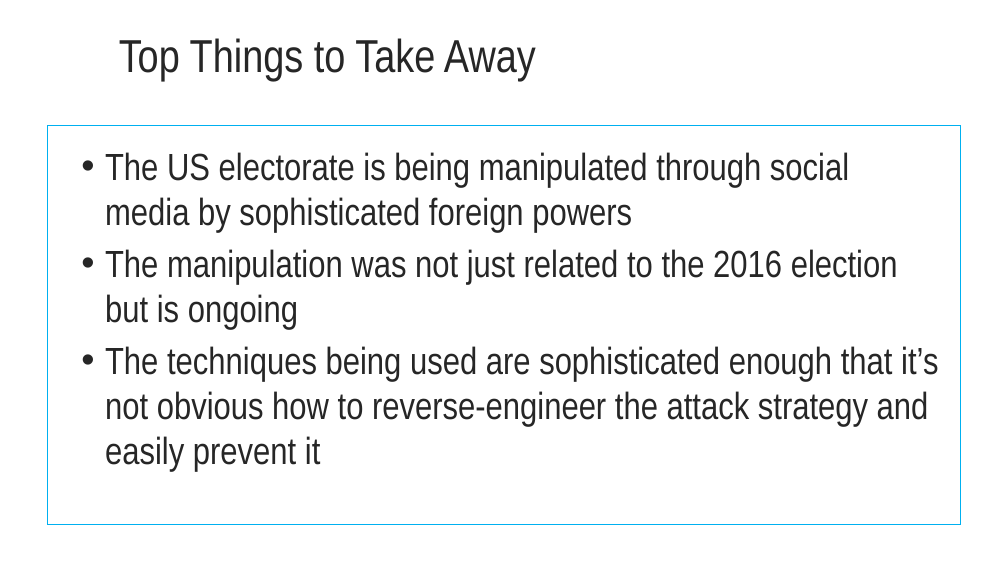
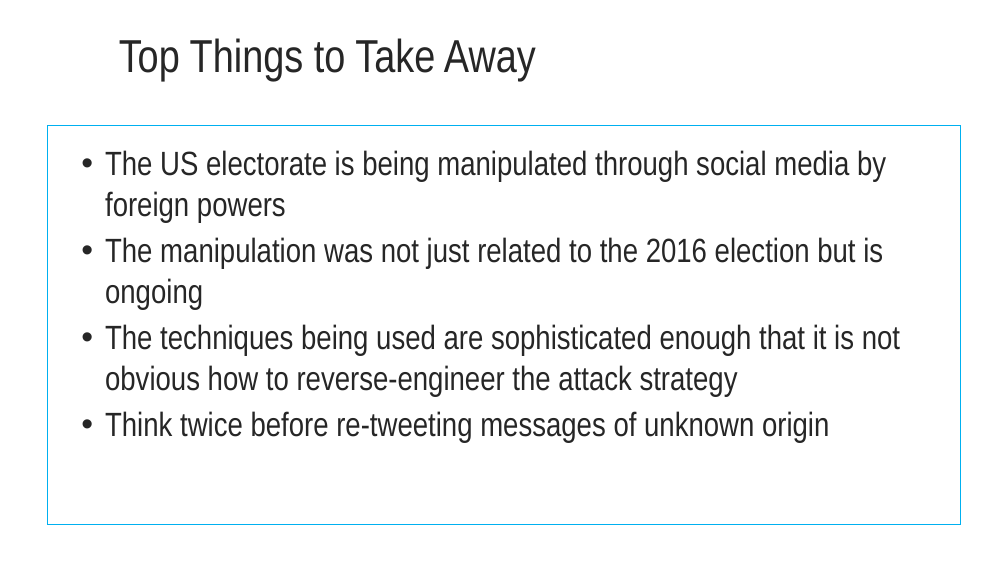
Before and after one commit to qdav/MSDA_Visualization, a slide deck: slide 19 of DA_6233_Final_Presentation.pptx. Drawn at 1008x567 pixels with LibreOffice and Linux fonts; fonts in the diff are those of the drawing. Boxes give left, top, right and bottom in pixels: in the first picture for what was removed or moved away, otherwise in the second. Text is boxed around its words. In the diff, an @@ line names an element or a change of style, - is before the commit and + after.

```diff
--- a/DA_6233_Final_Presentation.pptx
+++ b/DA_6233_Final_Presentation.pptx
@@ text at (x1=105, y1=150, x2=886, y2=222): text changed; size 36 to 32 pt @@
-• The US electorate is being manipulated through social media by sophisticated foreign powers
+• The US electorate is being manipulated through social media by foreign powers
@@ text at (x1=105, y1=237, x2=883, y2=309): size 36 to 32 pt in "The manipulation was not just related to ..." @@
@@ text at (x1=105, y1=324, x2=900, y2=443): text changed; size 36 to 32 pt @@
-• The techniques being used are sophisticated enough that it’s not obvious how to reverse-engineer the attack strategy and easily prevent it
+• The techniques being used are sophisticated enough that it is not obvious how to reverse-engineer the attack strategy
+• Think twice before re-tweeting messages of unknown origin
```
Also in this commit, not shown: 1 other slide changed.
